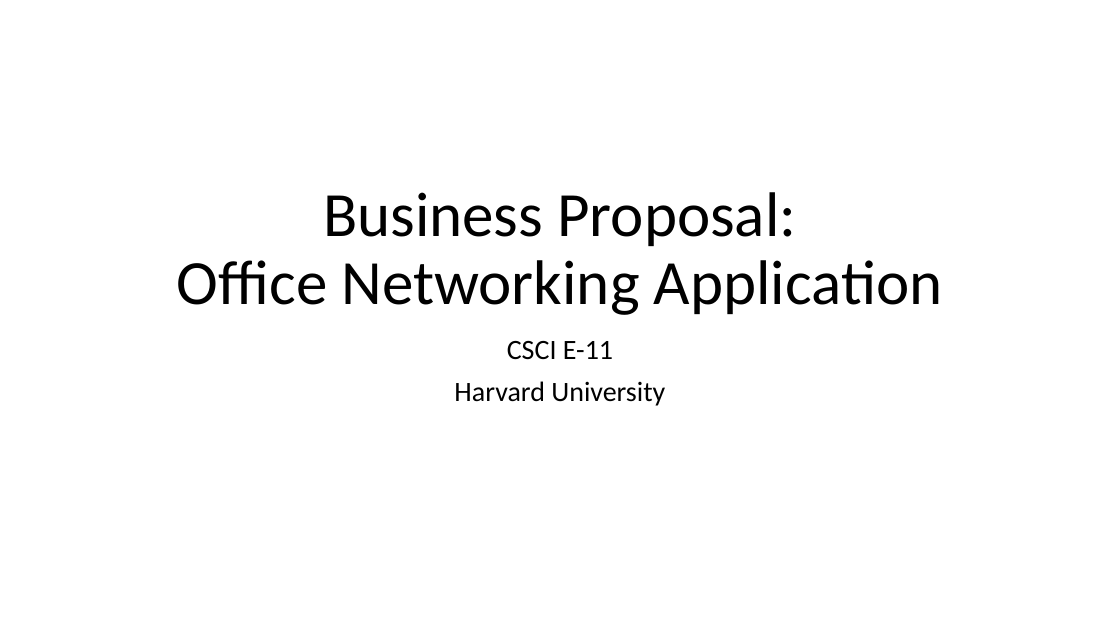
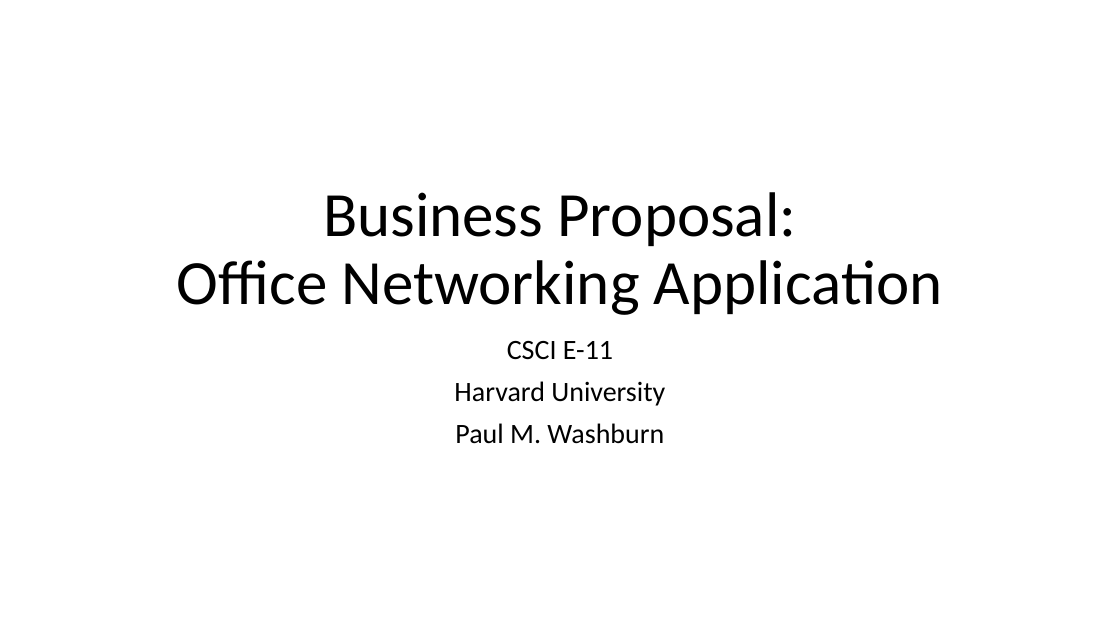
Before and after one commit to paulmattheww/csci-e-11-challenges-opportunities-bigdata-iot-cybersecurity, a slide deck: slide 1 of Business Proposal.pptx. Drawn at 1120x630 pixels with LibreOffice and Linux fonts; fonts in the diff are those of the drawing. Boxes give left, top, right and bottom in pixels: in the first picture for what was removed or moved away, otherwise in the second. Text is boxed around its words. In the diff, an @@ line names an element or a change of style, - is before the commit and + after.

```diff
--- a/Business Proposal.pptx
+++ b/Business Proposal.pptx
@@ subtitle at [455, 423, 664, 444]: paragraph added @@
+Paul M. Washburn
```
Also in this commit, not shown: 3 other slides changed, 4 slides added, 3 other files.
